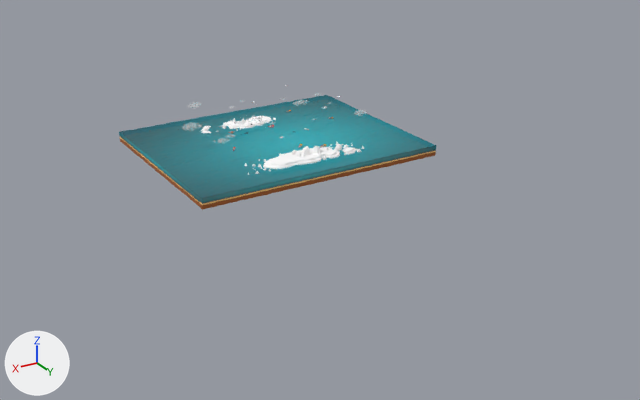
Before and after pictures for a commit that changed the glTF model FE/worldy/src/assets/lowpoly/basemap.glb.
One viewpoint serves both versions: a camera (50 mm lens) standing at (48.4, 96.3, 37.2) and looking at (-0.9, 14.1, -3.8). Lighting does not change. The marker at lower left points along +X, +Y and +Z. Where no turn or scale is listed for an object, it has been applied to the vertices. Vertices at the same position are counted once.

The first picture shows 'basemap'.
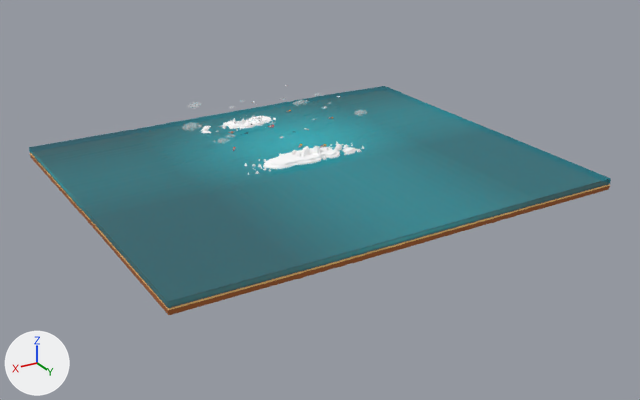
Patch to the scene script:
```diff
--- a/FE/worldy/src/assets/lowpoly/basemap.glb.py
+++ b/FE/worldy/src/assets/lowpoly/basemap.glb.py
@@ me_penguin_1_world_ap_0_003 @@
 me_penguin_1_world_ap_0_003.from_pydata(...)  # 19844 vertices, 37246 faces; spans x -14.5..17.4, y -6.6..19.5, z -1.6..5.0
 # used by ob_basemap; location = (-3.0, -4.69, 0.23)
+# me_penguin_1_world_ap_0_003 part 1: all 285 vertices in x -14.5..-14.2, y -6.2..18.8, z -1.6..-0.2 are moved by (-10.0, 0.0, 0.0)
+# me_penguin_1_world_ap_0_003 part 2: all 5 vertices in x -14.5..-14.4, y 19.2, z -1.5..-0.2 are moved by (-10.0, 18.9, 0.0)
+# me_penguin_1_world_ap_0_003 part 3: all 235 vertices in x -13.8..16.6, y 19.2..19.5, z -1.6..-0.2 are moved by (0.0, 18.9, 0.0)
+# me_penguin_1_world_ap_0_003 part 4: all 290 vertices in x 17.2..17.4, y -6.4..19.0, z -1.6..-0.3 are moved by (11.6, 0.0, 0.0)
+# me_penguin_1_world_ap_0_003 part 5: all 5 vertices in x 17.2, y 19.4, z -1.6..-0.3 are moved by (11.6, 18.9, 0.0)
 me_penguin_1_world_ap_0_003.materials.append(mat_world_ap_029)
```

What differs and where, as boxes (x1, y1, x2, y2) in the pictures (640 x 400 px; the box of a moved part takes in the faces that stretch with it):
'basemap', reshaped: before (119, 85, 436, 210); after (29, 85, 611, 315)
part 1 of me_penguin_1_world_ap_0_003, moved or reshaped: before (325, 95, 433, 145); after (325, 86, 494, 145)
part 2 of me_penguin_1_world_ap_0_003, moved or reshaped: before (431, 145, 436, 157); after (496, 132, 611, 209)
part 3 of me_penguin_1_world_ap_0_003, moved or reshaped: before (206, 144, 434, 208); after (206, 131, 541, 280)
part 4 of me_penguin_1_world_ap_0_003, moved or reshaped: before (119, 131, 206, 208); after (29, 131, 206, 230)
part 5 of me_penguin_1_world_ap_0_003, moved or reshaped: before (200, 196, 217, 210); after (94, 196, 333, 315)
